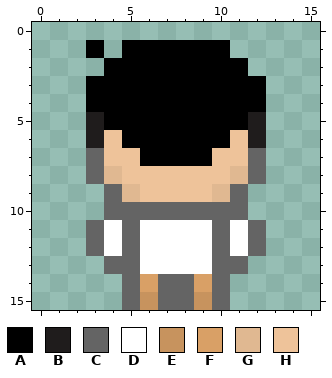
One commit to this pixel-art sprite: The Quest for the Game/Assets/Sprites/Player/Svenn/svenn-back.png. The first picture shows the starting point.
The file is 16x16 pixels.
Palette (. is transparent): A #000000  B #1f1c1c  C #646464  D #ffffff  E #c7935e  F #d9a066  G #e0b891  H #eec39a
Pixels before, first column x 3:
 1 A.AAAAAA..
 2 .AAAAAAAA.
 3 AAAAAAAAAA
 4 AAAAAAAAAA
 5 BAAAAAAAAB
 6 BHAAAAAAHB
 7 CHHAAAAHHC
 8 CGHHHHHHGC
 9 .CGHHHHGC.
10 .CCCCCCCC.
11 CDCDDDDCDC
12 CDCDDDDCDC
13 .CCDDDDCC.
14 ..CFCCFC..
15 ..CECCEC..
The same view after the edit:
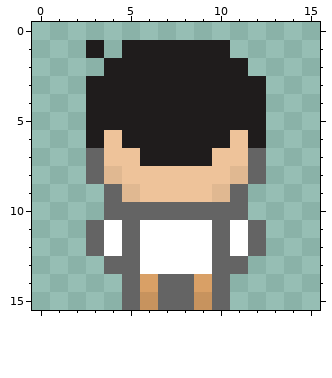
Author's note on the commit: Fix Svenn's hair color (should not be darker from behind)
Diff:
y 1: x 3 A -> B; x 5..10 AAAAAA -> BBBBBB
y 2: x 4..11 AAAAAAAA -> BBBBBBBB
y 3..4: x 3..12 AAAAAAAAAA -> BBBBBBBBBB
y 5: x 4..11 AAAAAAAA -> BBBBBBBB
y 6: x 5..10 AAAAAA -> BBBBBB
y 7: x 6..9 AAAA -> BBBB
Changed places in both pictures, as pixel boxes (x1, y1, x2, y2):
changed: (86, 40, 266, 166)
